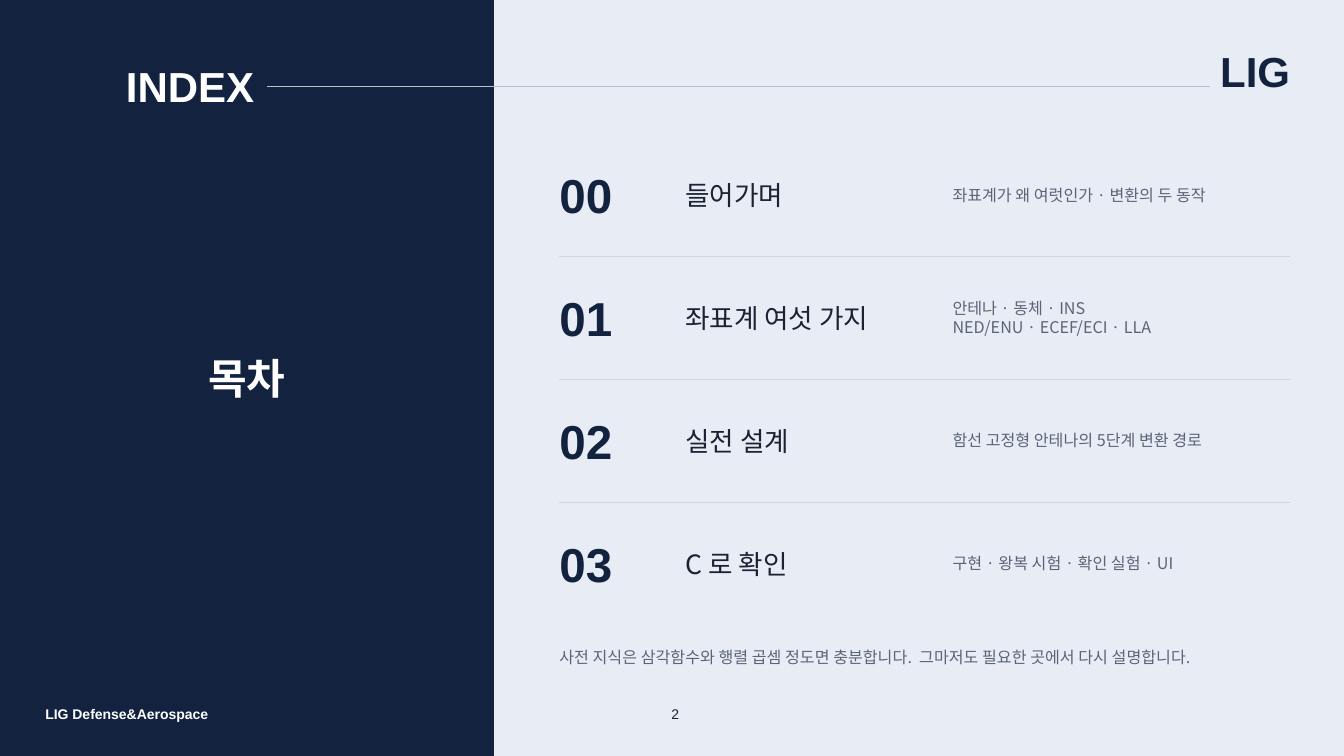
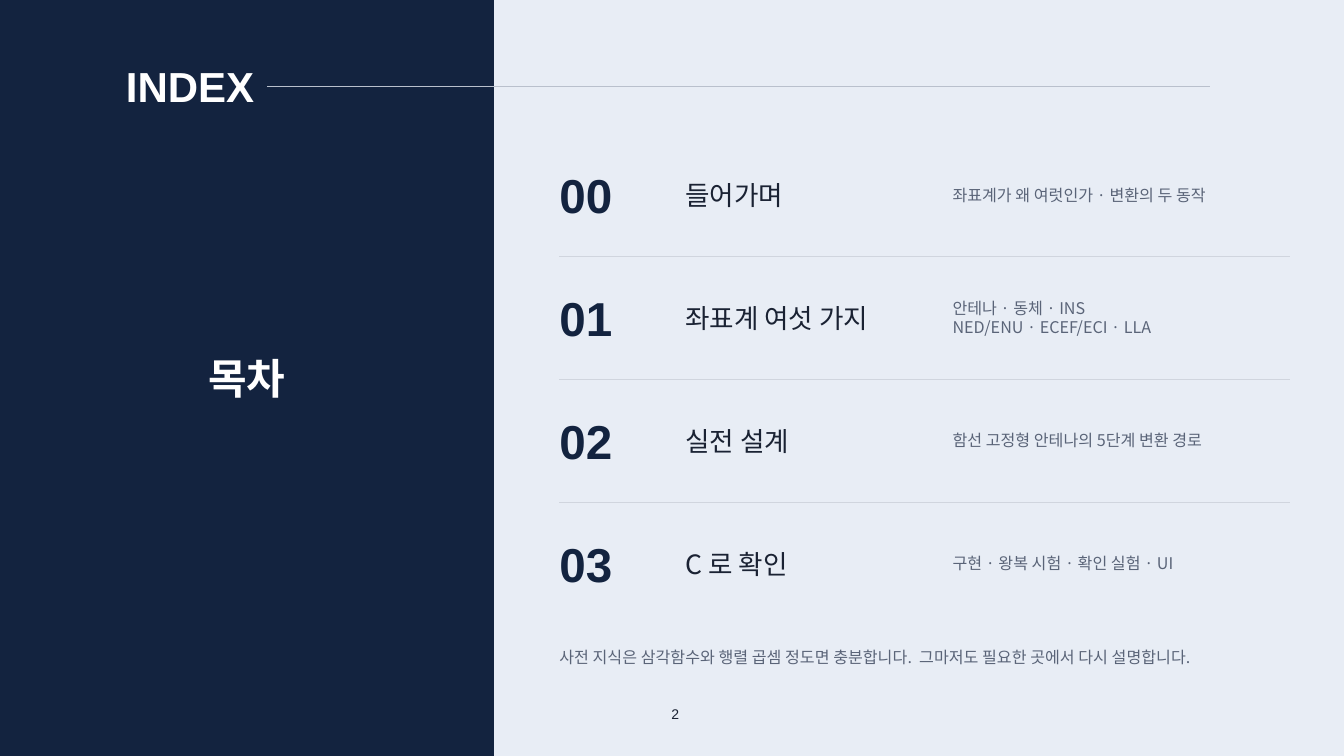
Before and after one commit to harley-hwan/IpcProc, a slide deck: slide 2 of Part2_CoordFrames/ref/산출물/Chapter2_coordinate_systems.pptx. Drawn at 1344x756 pixels with LibreOffice and Linux fonts; fonts in the diff are those of the drawing. Boxes give left, top, right and bottom in pixels: in the first picture for what was removed or moved away, otherwise in the second. Text is boxed around its words. In the diff, an @@ line names an element or a change of style, - is before the commit and + after.

```diff
--- a/Part2_CoordFrames/ref/산출물/Chapter2_coordinate_systems.pptx
+++ b/Part2_CoordFrames/ref/산출물/Chapter2_coordinate_systems.pptx
@@ text removed at box(1220, 57, 1290, 88) @@
-LIG
@@ text removed at box(45, 709, 208, 722) @@
-LIG Defense&Aerospace
```
Also in this commit, not shown: 34 other slides changed, 12 other files.
